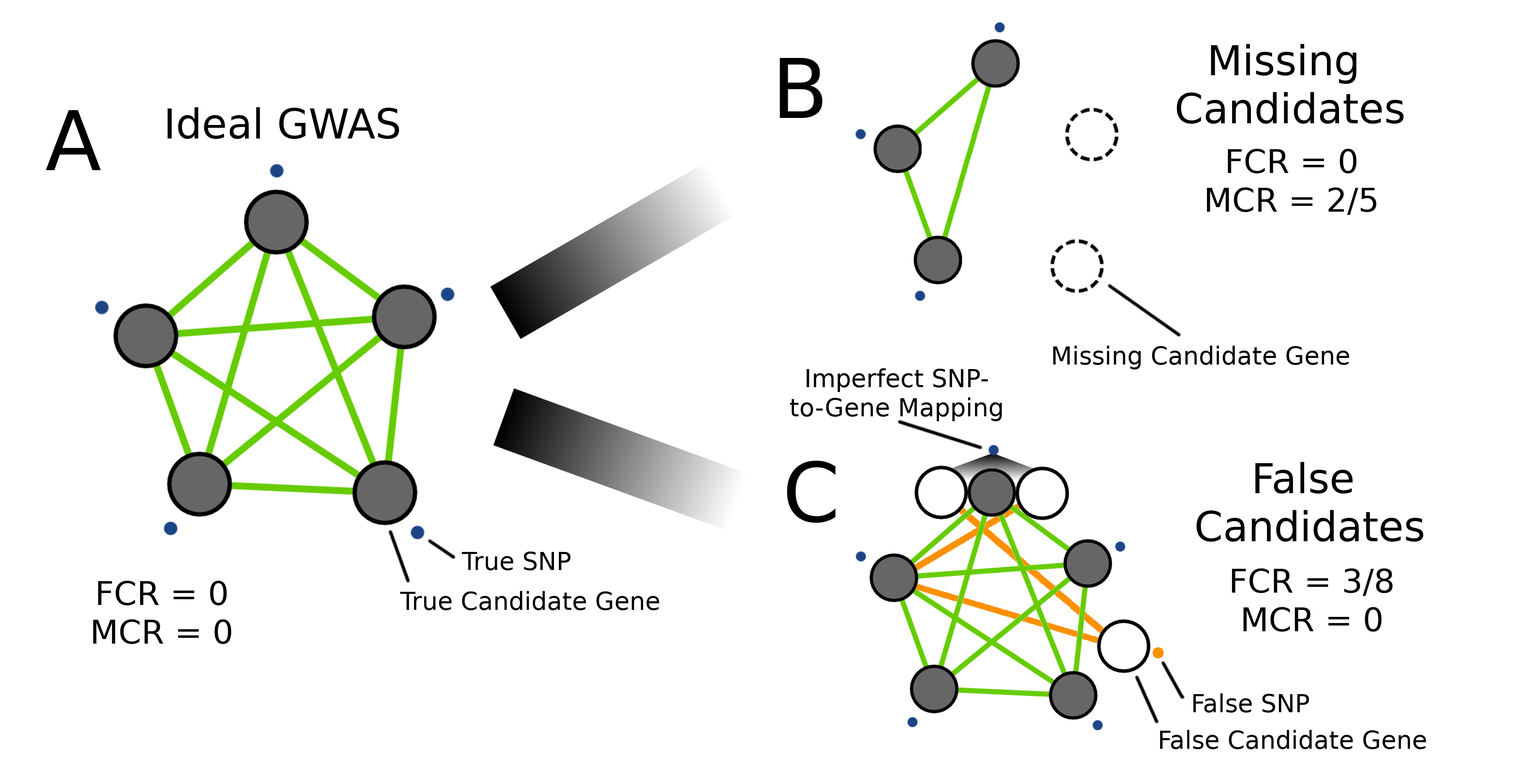
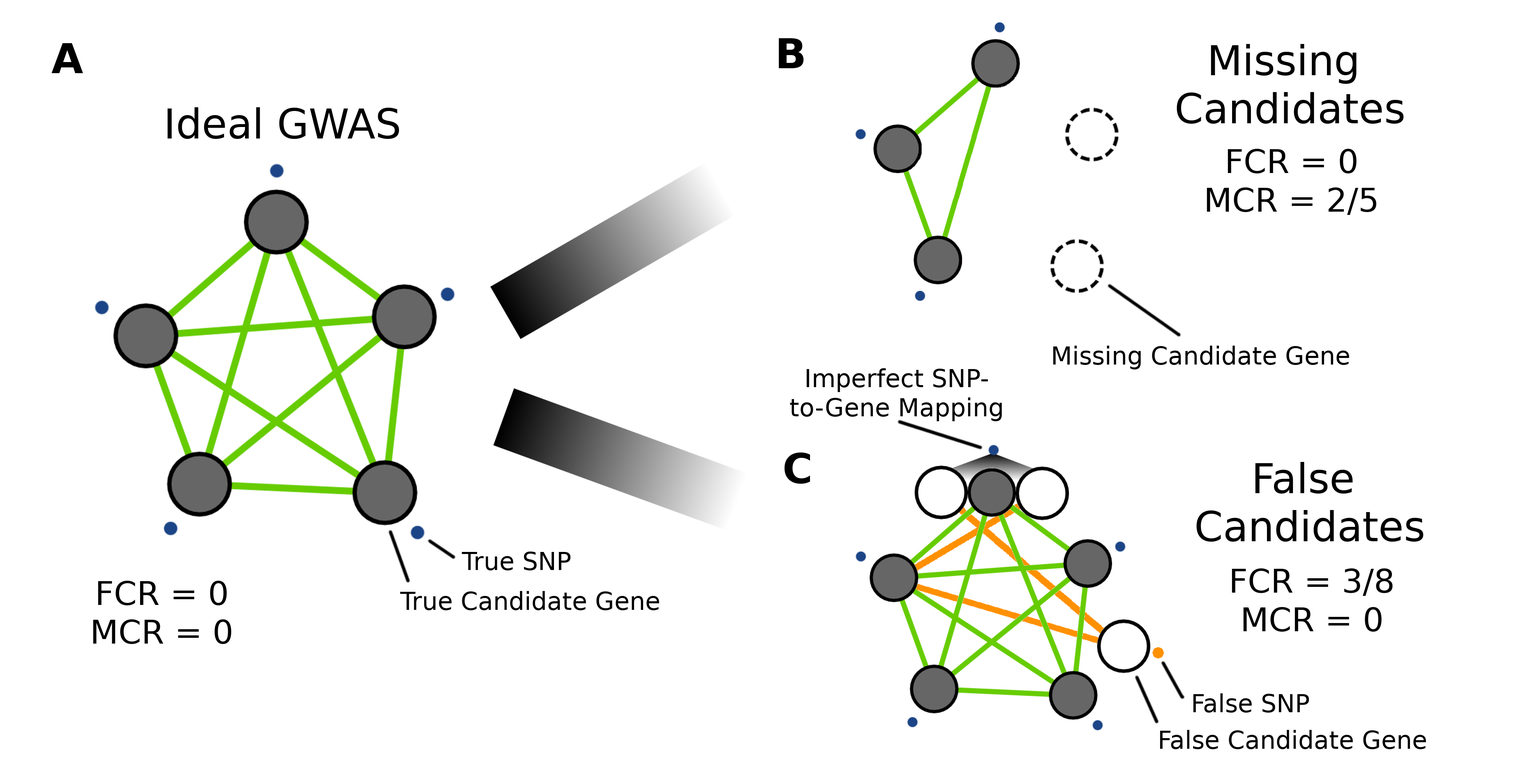
Layered file, before and after one edit (1537 x 764). Changes by layer:
moved "A" out of group "Panel A", painted on it over [45, 43, 102, 171]
renamed "B" to "...", moved it out of group "Panel B", painted on it over [778, 38, 823, 118]
painted on "C" over [784, 452, 836, 523]
